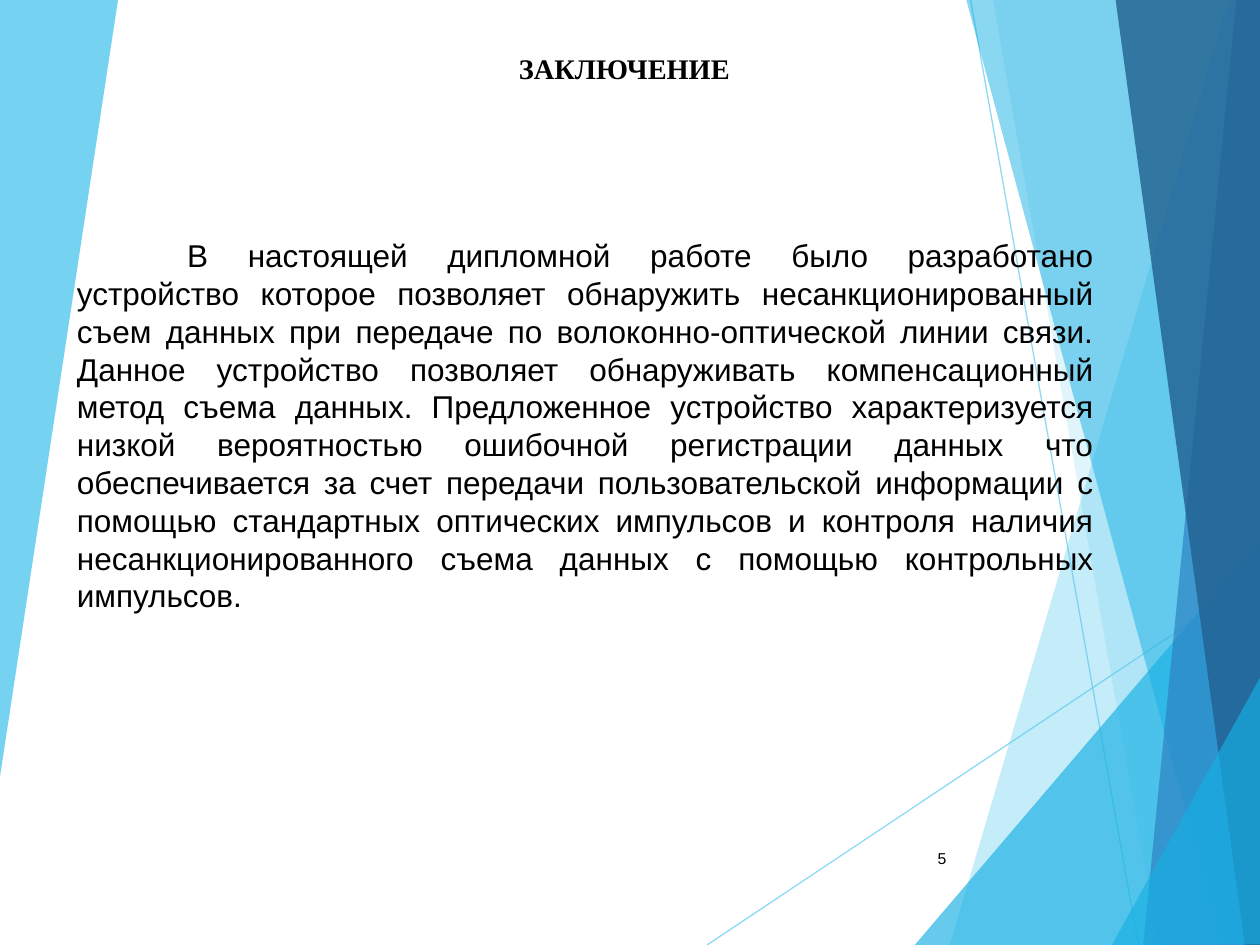
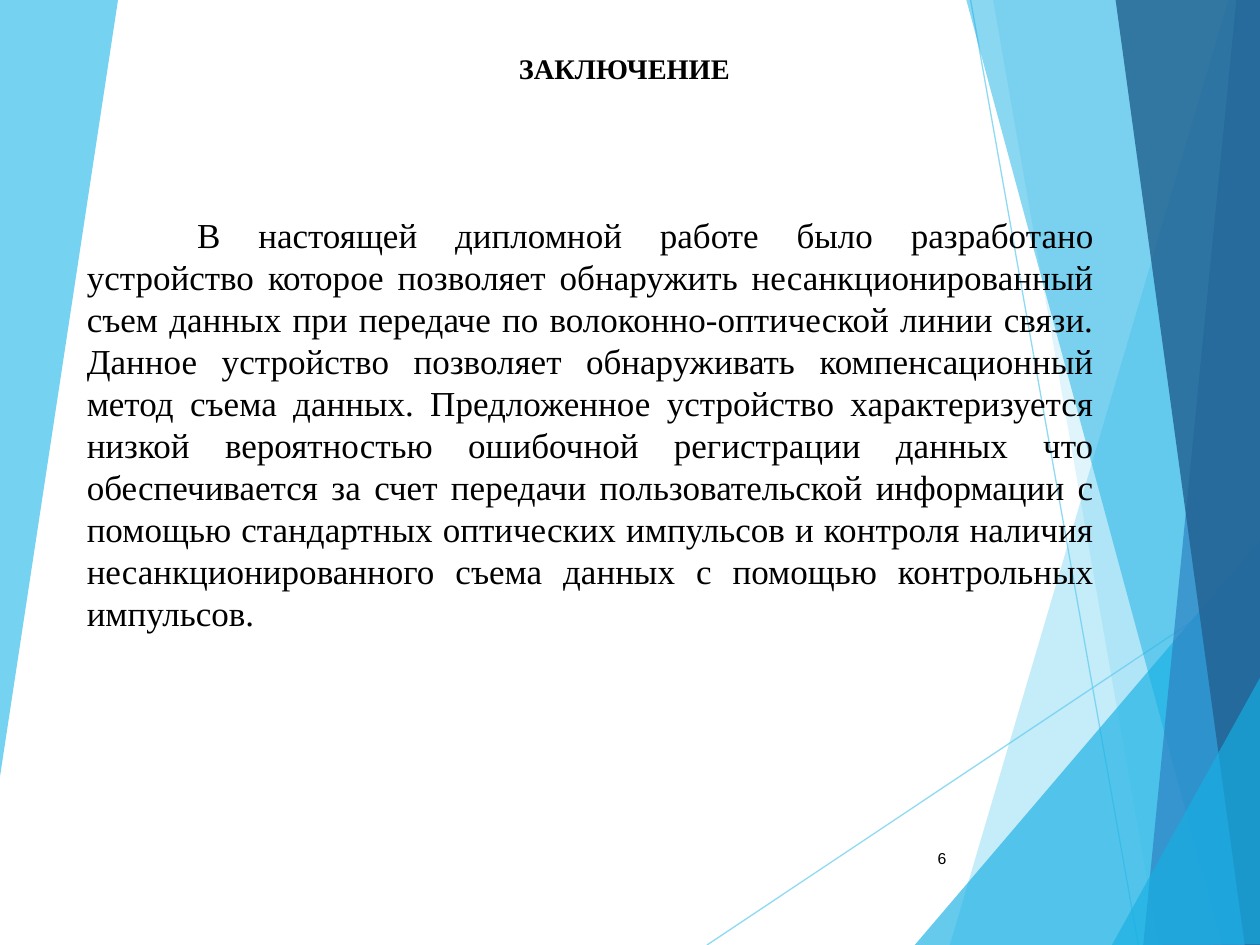
Before and after one commit to blackPrincess31/My_diplom, a slide deck: slide 6 of Доклад.ppt (slide 5 before the commit). Drawn at 1260x945 pixels with LibreOffice and Linux fonts; fonts in the diff are those of the drawing. Boxes give left, top, right and bottom in pixels: in the first picture for what was removed or moved away, otherwise in the second. Text is boxed around its words. In the diff, an @@ line names an element or a change of style, - is before the commit and + after.

```diff
--- a/Доклад.ppt
+++ b/Доклад.ppt
@@ text "В настоящей дипломной работе было ...": place and size @@
-text "В настоящей дипломной работе было ..." at (77, 242, 1094, 613)
+text "В настоящей дипломной работе было ..." at (87, 220, 1094, 633)
@@ text "В настоящей дипломной работе было ..." at (87, 220, 1094, 633): size 18 to 20 pt, font Arial to Times New Roman @@
@@ page number at (938, 853, 947, 864): text changed @@
-5
+6
```
Also in this commit, not shown: 1 other slide changed, 2 slides added, 1 slide removed, 1 other file.
